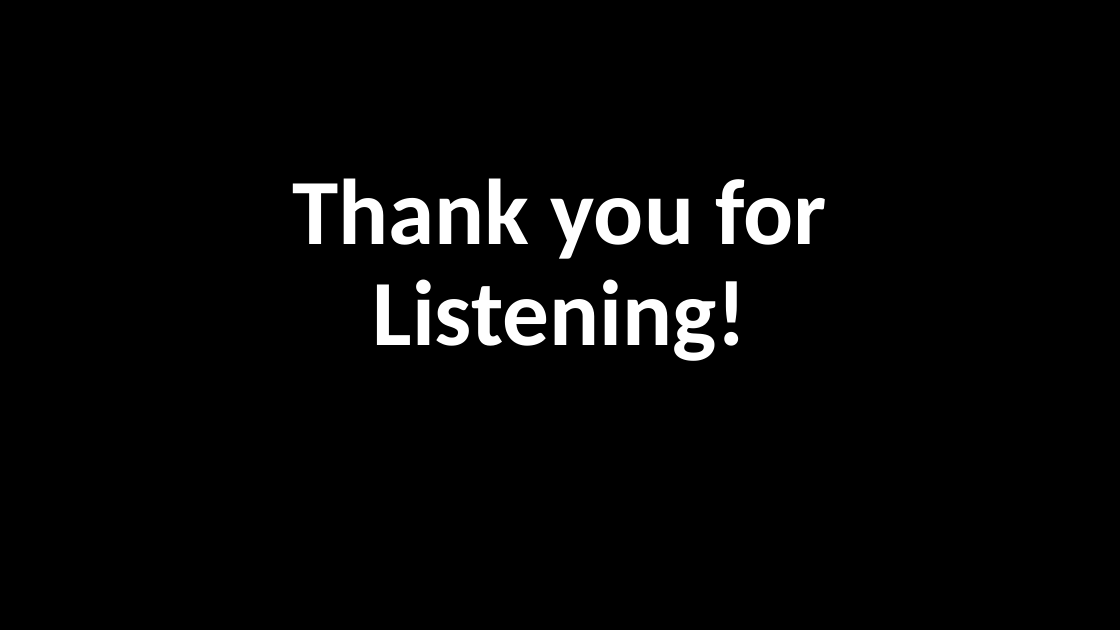
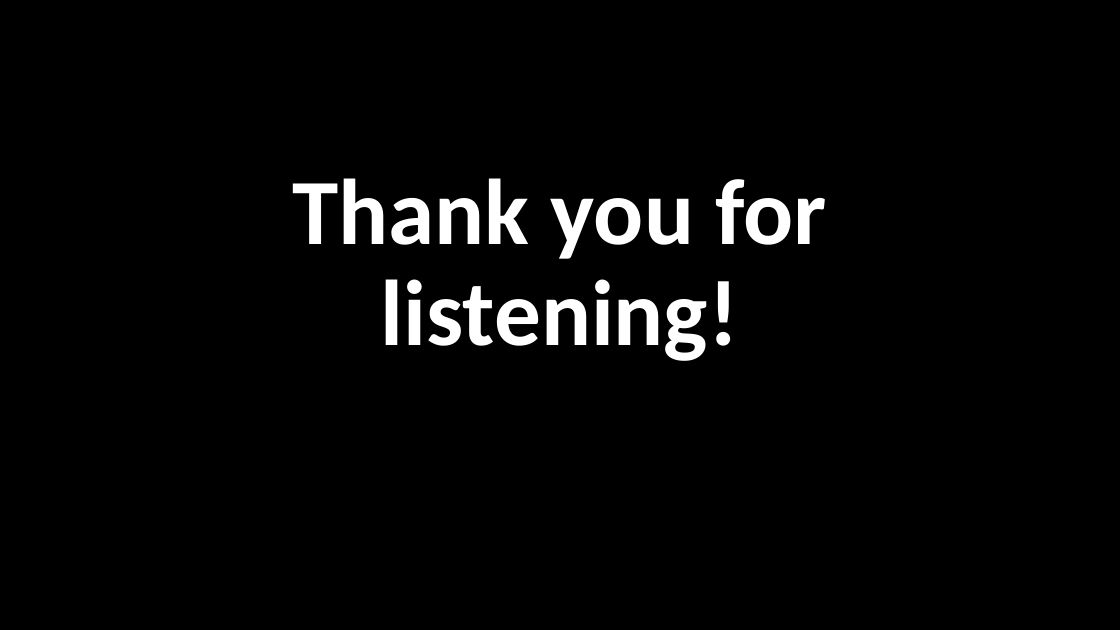
Before and after one commit to NitzanEz/Final-Project, a slide deck: slide 15 of Final presentation Phase A-24-2-R-8.pptx. Drawn at 1120x630 pixels with LibreOffice and Linux fonts; fonts in the diff are those of the drawing; background and template pictures are left out. Boxes give left, top, right and bottom in pixels: in the first picture for what was removed or moved away, otherwise in the second. Text is boxed around its words. In the diff, an @@ line names an element or a change of style, - is before the commit and + after.

```diff
--- a/Final presentation Phase A-24-2-R-8.pptx
+++ b/Final presentation Phase A-24-2-R-8.pptx
@@ title at bbox=[293, 178, 826, 361]: text changed @@
-Thank you for Listening!
+Thank you for listening!
```
Also in this commit, not shown: 5 other slides changed.
